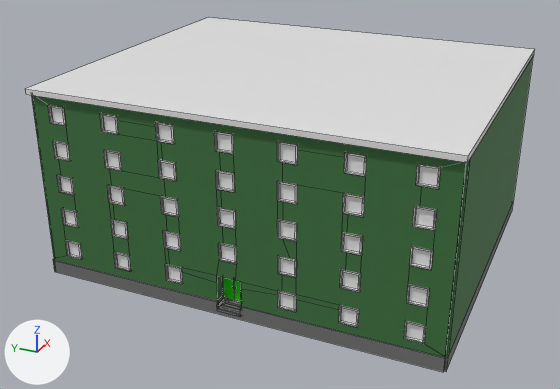
The FBX model OSB3D/Assets/Prefabs/Import/Buildings/BR30_F05_01.fbx: old version first, new version second.
One viewpoint serves both versions: a 50 mm lens placed at (-92.15, 0.82, 29.77), pointed at (-41.76, 23.49, 4.57). Arrows for +X, +Y and +Z are at lower left; the lights stay in place. Mesh edges are drawn as thin lines. Where no turn or scale is listed for an object, it has been applied to the vertices. Vertices at the same position are counted once.

Before the edit, the objects in view are built like this:
```python
mat_windowglass_003 = principled_material('WindowGlass.003')
mat_windowglass_003.base_color = (0.8, 0.8, 0.8)  # white #e7e7e7
mat_windowglass_003.roughness = 0.4
me_cube_046 = bpy.data.meshes.new('Cube.046')
me_cube_046.from_pydata(...)  # 1704 vertices, 1394 faces; spans x -12.8..12.8, y -15.0..15.0, z -7.5..6.9
me_cube_046.materials.append(mat_roof_003)  # white #e7e7e7
me_cube_046.materials.append(mat_slab_003)  # grey #727272
me_cube_046.materials.append(mat_facade_003)  # dark green #3d723e
me_cube_046.materials.append(mat_frame_003)  # white #e7e7e7
me_cube_046.materials.append(mat_windowglass_003)  # white #e7e7e7
me_cube_046.materials.append(mat_door_003)  # white #e7e7e7
me_cube_046.materials.append(mat_doorknob_003)  # yellow #e7b43d
me_cube_046.materials.append(mat_stair_003)  # grey #727272
me_cube_046.materials.append(mat_doorpanel_003)  # green #29e707
ob_br30_f05_01 = bpy.data.objects.new('BR30_F05_01', me_cube_046)
ob_br30_f05_01.location = (-40.0, 22.5, 7.5)
```
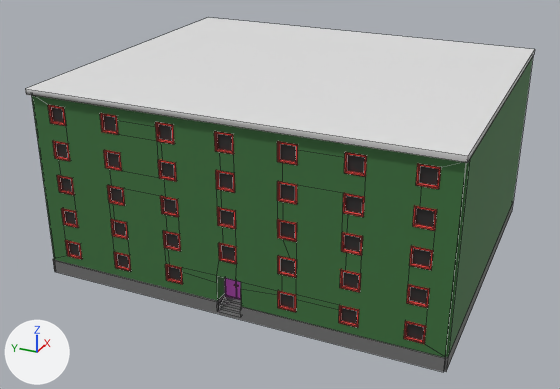
What changed in the scene script:
```text
Change mat_windowglass_003:
    mat_windowglass_003.base_color: (0.8, 0.8, 0.8) -> (0.0262, 0.0262, 0.0262)  # white #e7e7e7 -> black #2d2d2d
Add mat_windowframe_003:
    mat_windowframe_003 = principled_material('WindowFrame.003')
    mat_windowframe_003.base_color = (0.8, 0.0527, 0.0404)  # red #e74139
Change me_cube_046:
    used by ob_br30_f05_01; location = (-40.0, 22.5, 7.5)
    remove me_cube_046.from_pydata(...)  # 1704 vertices, 1394 faces; spans x -12.8..12.8, y -15.0..15.0, z -7.5..6.9
    add me_cube_046.from_pydata(...)  # 1677 vertices, 1360 faces; spans x -12.8..12.8, y -15.0..15.0, z -7.5..6.9
    me_cube_046 part 1
    67 vertices are removed from x -12.5..-11.4, y -0.9..0.9, z -7.2..-4.5
    71 faces are deleted
    8 vertices in x -11.5..-11.4, y -0.9..0.9, z -6.7..-4.5 move by (0.3, 0.0, 0.0)
    2 vertices move from x -12.3, y -0.9..0.9, z -6.8 to x -12.3, y -0.9..0.9, z -7.3
    24 vertices are added at x -12.5..-11.1, y -0.9..0.9, z -7.3..-4.5
    10 new vertices lie (0.0, 0.0, 2.1) away from vertices in x -11.3, y -0.8..0.8, z -6.7
    6 new vertices lie (0.0, 1.8, 0.0) away from vertices in x -11.3, y -0.9, z -7.3..-4.5
    13 new faces join them, mat_slab_003 (grey #727272)
    24 new faces join them, mat_door_003 (pink #e664e7)
    me_cube_046 part 2: 1104 faces spanning x -12.4..12.4, y -13.5..13.5, z -5.9..5.9 switch from mat_frame_003 (white #e7e7e7) to mat_windowframe_003 (red #e74139)
    remove me_cube_046.materials.append(mat_stair_003)  # grey #727272
    remove me_cube_046.materials.append(mat_doorpanel_003)  # green #29e707
```

Pixel boxes (x1, y1, x2, y2) of what changed, in the pictures (560 x 389 px):
'BR30_F05_01', recoloured, reshaped
    both: (25, 18, 535, 372)
part 1 of me_cube_046, cut back
    both: (53, 260, 448, 372)
part 2 of me_cube_046, recoloured (grey to red)
    both: (48, 105, 441, 344)
